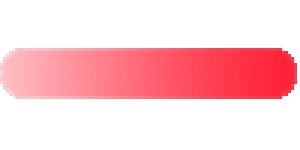
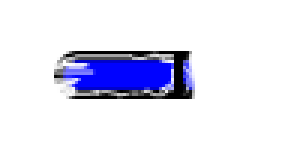
The second 300 × 150 image is a revision of the first. Changes to its layers:
added layer "Прямоугольник 1" above "Прямоугольник, скругл. углы 1" over [174,51,192,93]
painted on "Прямоугольник, скругл. углы 1" over [0,48,297,99]
